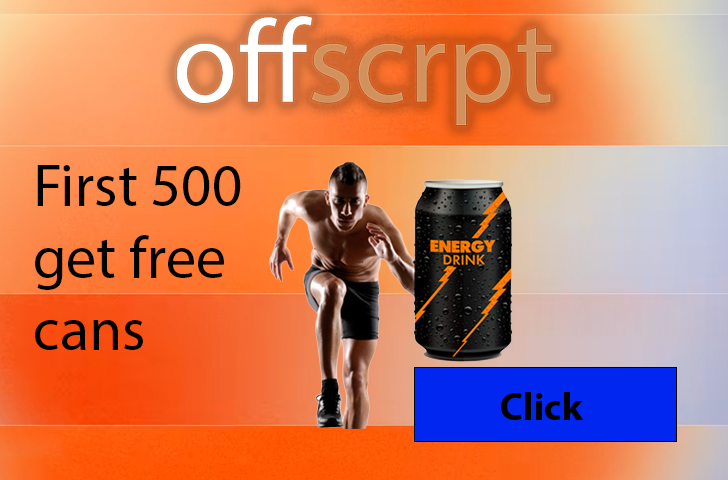
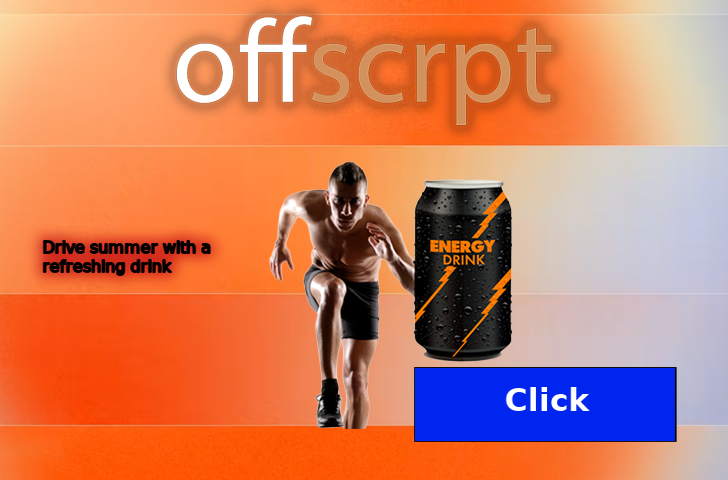
Comparing the layer stacks of the two 728x480 images. Changes:
painted on "Click" over [501, 387, 592, 420]
painted on "description" over [27, 165, 241, 350]